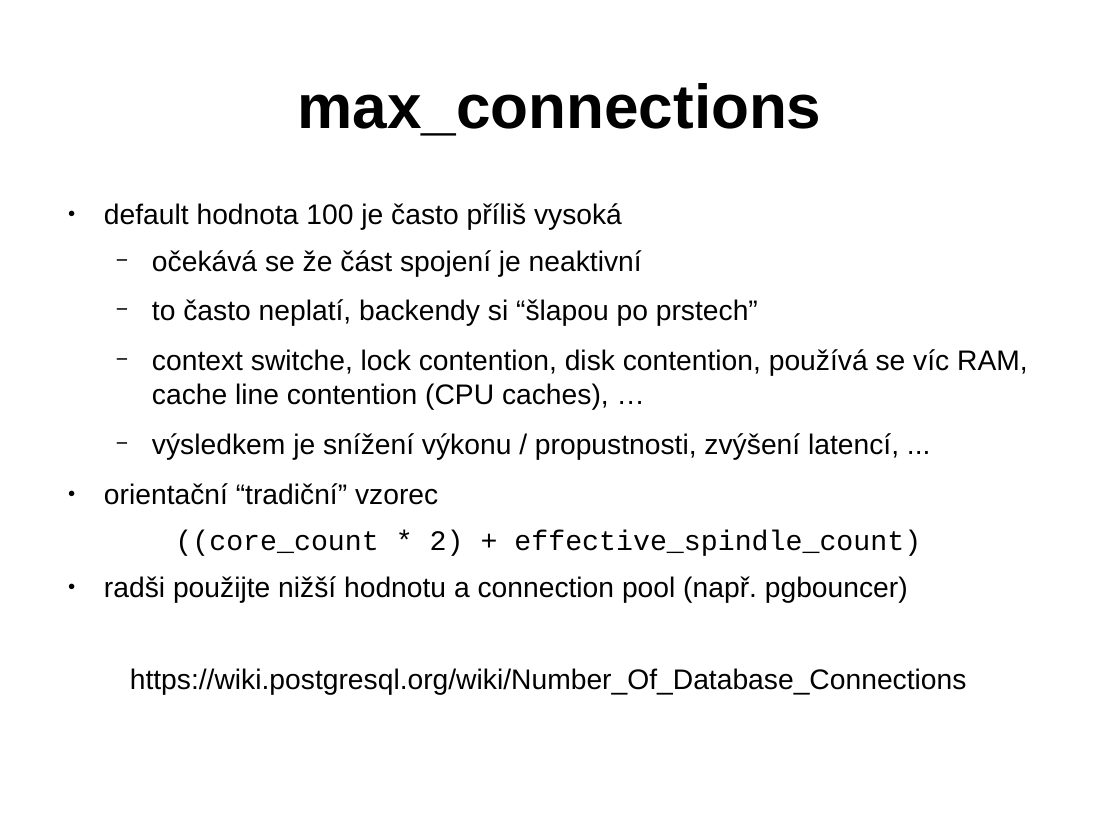
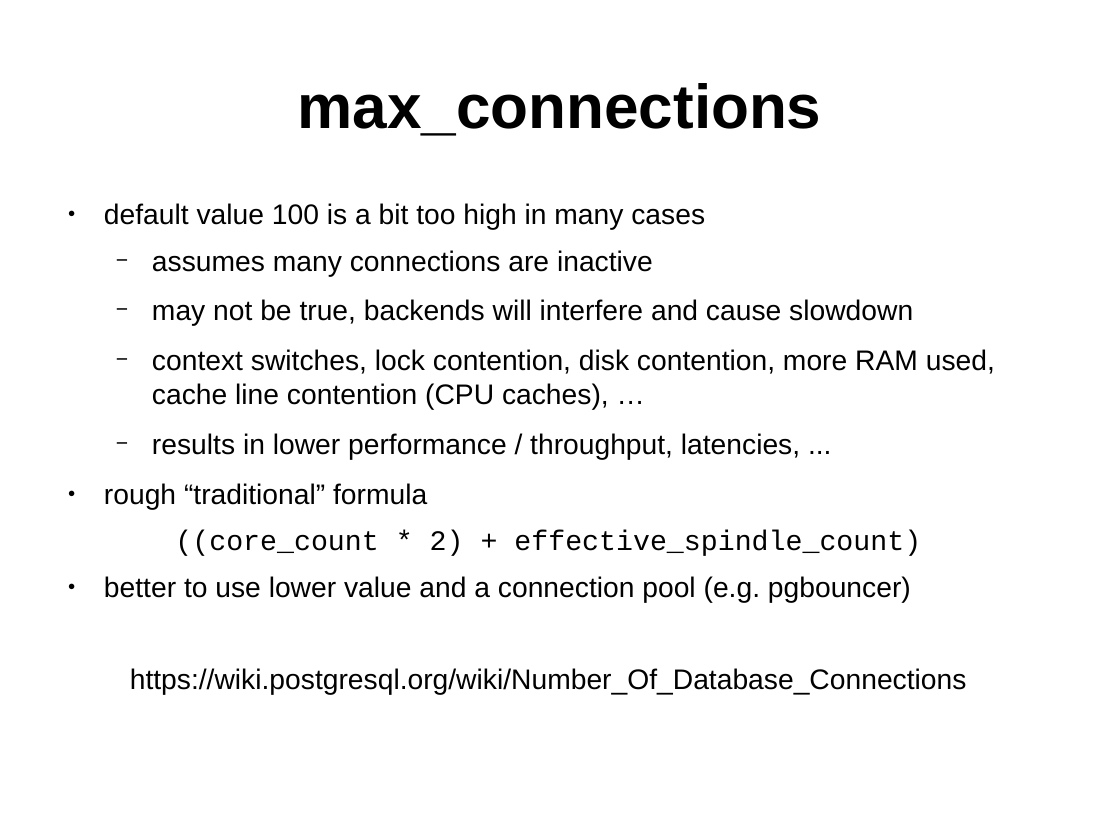
Before and after one commit to tvondra/perf_tuning_training, a slide deck: slide 14 of perf-tuning-training.odp. Drawn at 1120x840 pixels with LibreOffice and Linux fonts; fonts in the diff are those of the drawing. Boxes give left, top, right and bottom in pixels: in the first picture for what was removed or moved away, otherwise in the second. Text is boxed around its words. In the diff, an @@ line names an element or a change of style, - is before the commit and + after.

```diff
--- a/perf-tuning-training.odp
+++ b/perf-tuning-training.odp
@@ text at box(104, 203, 995, 510): text changed @@
-● default hodnota 100 je často příliš vysoká
-  − očekává se že část spojení je neaktivní
-  − to často neplatí, backendy si “šlapou po prstech”
-  − context switche, lock contention, disk contention, používá se víc RAM, cache line contention (CPU caches), …
-  − výsledkem je snížení výkonu / propustnosti, zvýšení latencí, ...
-● orientační “tradiční” vzorec
+● default value 100 is a bit too high in many cases
+  − assumes many connections are inactive
+  − may not be true, backends will interfere and cause slowdown
+  − context switches, lock contention, disk contention, more RAM used, cache line contention (CPU caches), …
+  − results in lower performance / throughput, latencies, ...
+● rough “traditional” formula
@@ text at box(104, 576, 911, 603): text changed @@
-● radši použijte nižší hodnotu a connection pool (např. pgbouncer)
+● better to use lower value and a connection pool (e.g. pgbouncer)
```
Also in this commit, not shown: 24 other slides changed, 13 slides added, 25 slides removed, 1 other file.
